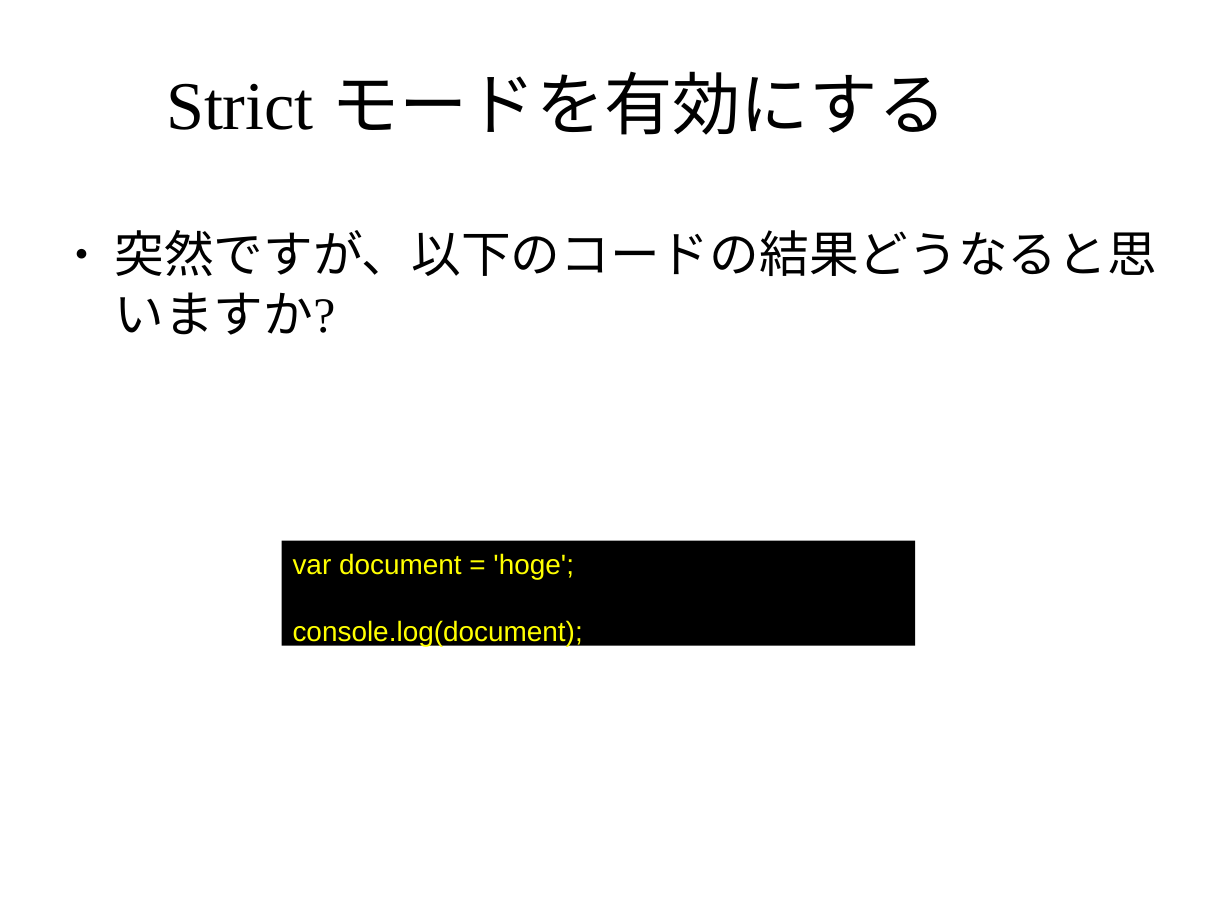
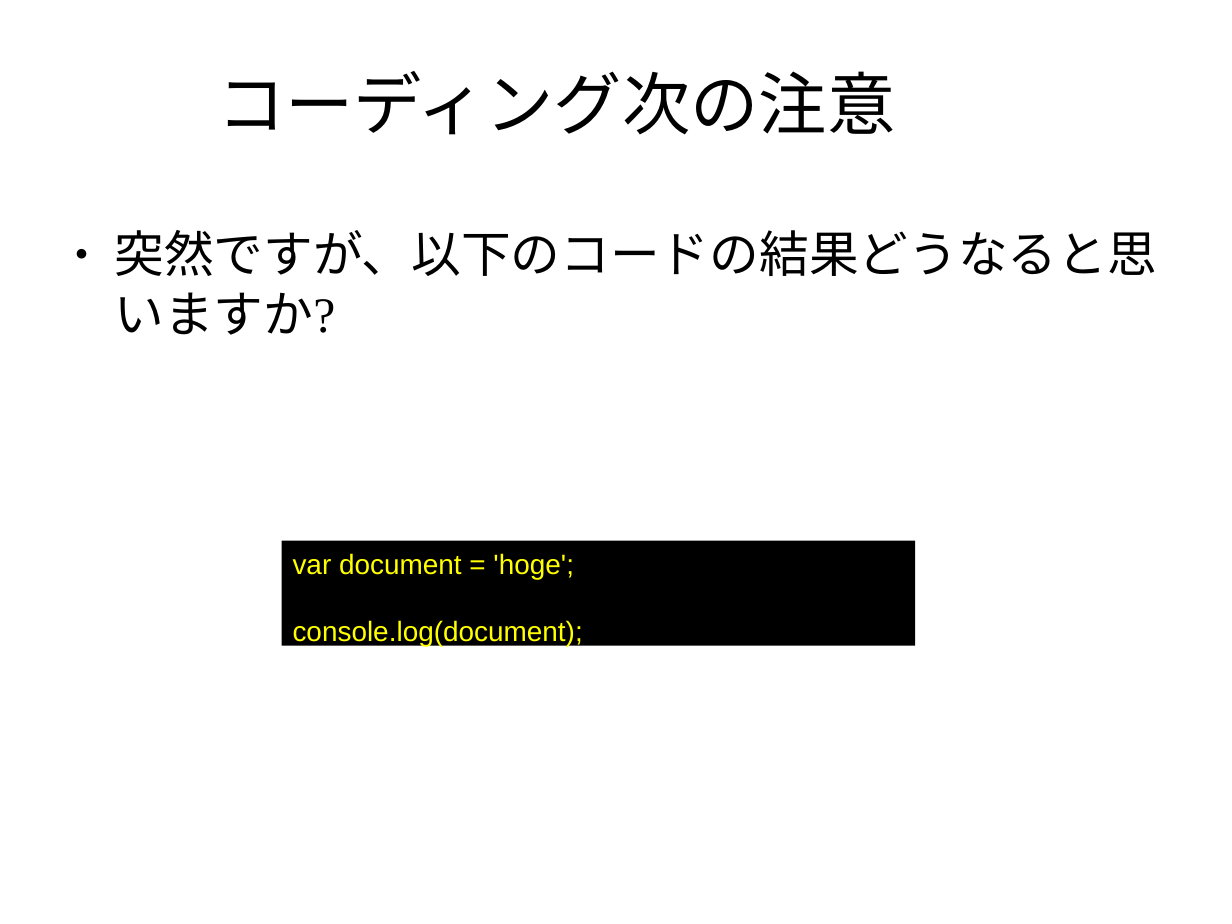
Before and after one commit to masakura/slides, a slide deck: slide 25 of html5jk#1/slide2.odp. Drawn at 1232x924 pixels with LibreOffice and Linux fonts; fonts in the diff are those of the drawing; background and template pictures are left out. Boxes give left, top, right and bottom in pixels: in the first picture for what was removed or moved away, otherwise in the second. Text is boxed around its words. In the diff, an @@ line names an element or a change of style, - is before the commit and + after.

Commit message:
第二章の構成を変えて現在値スライドを挿入

```diff
--- a/html5jk#1/slide2.odp
+++ b/html5jk#1/slide2.odp
@@ title at (217,71,895,135): text changed @@
-Strict モードを有効にする
+コーディング次の注意
```
Also in this commit, not shown: 9 other slides changed, 5 slides added.
